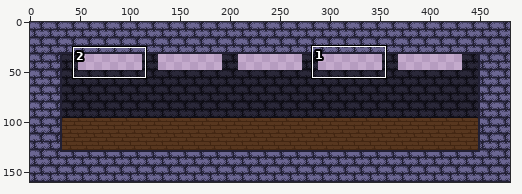
Sprite sheet -- assets/maps/room2.png. The picture above shows the old version from afar; the outline marks the close-up.
Close-up. Old version:
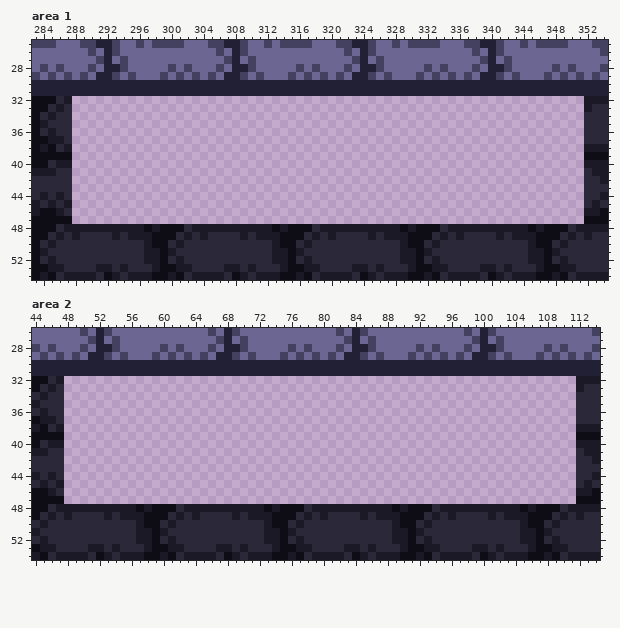
The file is 480x160 pixels. Shown: area 1: x 283..354, y 25..54; area 2: x 44..114, y 26..54. The commit also changed other parts of the picture, which this record leaves out.
After:
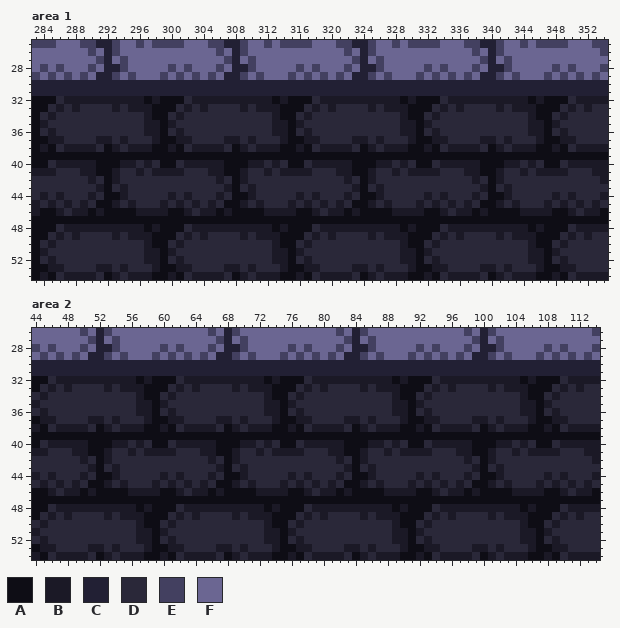
Palette (. is transparent): A #0e0d15  B #1b1926  C #222034  D #2a2839  E #434060  F #6b6692
Diff:
Changed rows in their new state; - is an unchanged pixel.
Area 1:
first column x 288:
32 BBBBBBBBBABAAADBBBBBBBBBBABAAADBBBBBBBBBBABAAADBBBBBBBBBBABAAADB
33 BDDDDBDBBBAAADBDBDDDDBDBBBAAADBDBDDDDBDBBBAAADBDBDDDDBDBBBAAADBD
34 DDDDDDDDDBAADBDDDDDDDDDDDBAADBDDDDDDDDDDDBAADBDDDDDDDDDDDBAADBDD
35 DDDDDDDDDBBABDDDDDDDDDDDDBBABDDDDDDDDDDDDBBABDDDDDDDDDDDDBBABDDD
36 DDDDDDDDDBBADBDDDDDDDDDDDBBADBDDDDDDDDDDDBBADBDDDDDDDDDDDBBADBDD
37 DDDBBDBDDDBAABBDDDDBBDBDDDBAABBDDDDBBDBDDDBAABBDDDDBBDBDDDBAABBD
38 BBBDABDBBBAABADBBBBDABDBBBAABADBBBBDABDBBBAABADBBBBDABDBBBAABADB
39 AAAAAAAAAAAAAAAAAAAAAAAAAAAAAAAAAAAAAAAAAAAAAAAAAAAAAAAAAAAAAAAA
40 BBBAAABBDBDAADBBBBBAAABBDBDAADBBBBBAAABBDBDAADBBBBBAAABBDBDAADBB
41 DBBAABDDBDBBBBDDDBBAABDDBDBBBBDDDBBAABDDBDBBBBDDDBBAABDDBDBBBBDD
42 DDBDABDDDDDDDDDDDDBDABDDDDDDDDDDDDBDABDDDDDDDDDDDDBDABDDDDDDDDDD
43 DDDBADBDDDDDDDDDDDDBADBDDDDDDDDDDDDBADBDDDDDDDDDDDDBADBDDDDDDDDD
44 DDBDAABDDDDDBDBDDDBDAABDDDDDBDBDDDBDAABDDDDDBDBDDDBDAABDDDDDBDBD
45 DBDAABDBDDDBDBDBDBDAABDBDDDBDBDBDBDAABDBDDDBDBDBDBDAABDBDDDBDBDB
46 BBABAAAABBBBAABDBBABAAAABBBBAABDBBABAAAABBBBAABDBBABAAAABBBBAABD
47 AAAAAAAAAAAAAAAAAAAAAAAAAAAAAAAAAAAAAAAAAAAAAAAAAAAAAAAAAAAAAAAA
Area 2:
first column x 48:
32 BBBBBBBBBABAAADBBBBBBBBBBABAAADBBBBBBBBBBABAAADBBBBBBBBBBABAAADB
33 BDDDDBDBBBAAADBDBDDDDBDBBBAAADBDBDDDDBDBBBAAADBDBDDDDBDBBBAAADBD
34 DDDDDDDDDBAADBDDDDDDDDDDDBAADBDDDDDDDDDDDBAADBDDDDDDDDDDDBAADBDD
35 DDDDDDDDDBBABDDDDDDDDDDDDBBABDDDDDDDDDDDDBBABDDDDDDDDDDDDBBABDDD
36 DDDDDDDDDBBADBDDDDDDDDDDDBBADBDDDDDDDDDDDBBADBDDDDDDDDDDDBBADBDD
37 DDDBBDBDDDBAABBDDDDBBDBDDDBAABBDDDDBBDBDDDBAABBDDDDBBDBDDDBAABBD
38 BBBDABDBBBAABADBBBBDABDBBBAABADBBBBDABDBBBAABADBBBBDABDBBBAABADB
39 AAAAAAAAAAAAAAAAAAAAAAAAAAAAAAAAAAAAAAAAAAAAAAAAAAAAAAAAAAAAAAAA
40 BBBAAABBDBDAADBBBBBAAABBDBDAADBBBBBAAABBDBDAADBBBBBAAABBDBDAADBB
41 DBBAABDDBDBBBBDDDBBAABDDBDBBBBDDDBBAABDDBDBBBBDDDBBAABDDBDBBBBDD
42 DDBDABDDDDDDDDDDDDBDABDDDDDDDDDDDDBDABDDDDDDDDDDDDBDABDDDDDDDDDD
43 DDDBADBDDDDDDDDDDDDBADBDDDDDDDDDDDDBADBDDDDDDDDDDDDBADBDDDDDDDDD
44 DDBDAABDDDDDBDBDDDBDAABDDDDDBDBDDDBDAABDDDDDBDBDDDBDAABDDDDDBDBD
45 DBDAABDBDDDBDBDBDBDAABDBDDDBDBDBDBDAABDBDDDBDBDBDBDAABDBDDDBDBDB
46 BBABAAAABBBBAABDBBABAAAABBBBAABDBBABAAAABBBBAABDBBABAAAABBBBAABD
47 AAAAAAAAAAAAAAAAAAAAAAAAAAAAAAAAAAAAAAAAAAAAAAAAAAAAAAAAAAAAAAAA
Boxes around the changes in both close-ups, in picture pixels (x1, y1, x2, y2):
added: (72, 96, 584, 224)
added: (64, 376, 576, 504)
